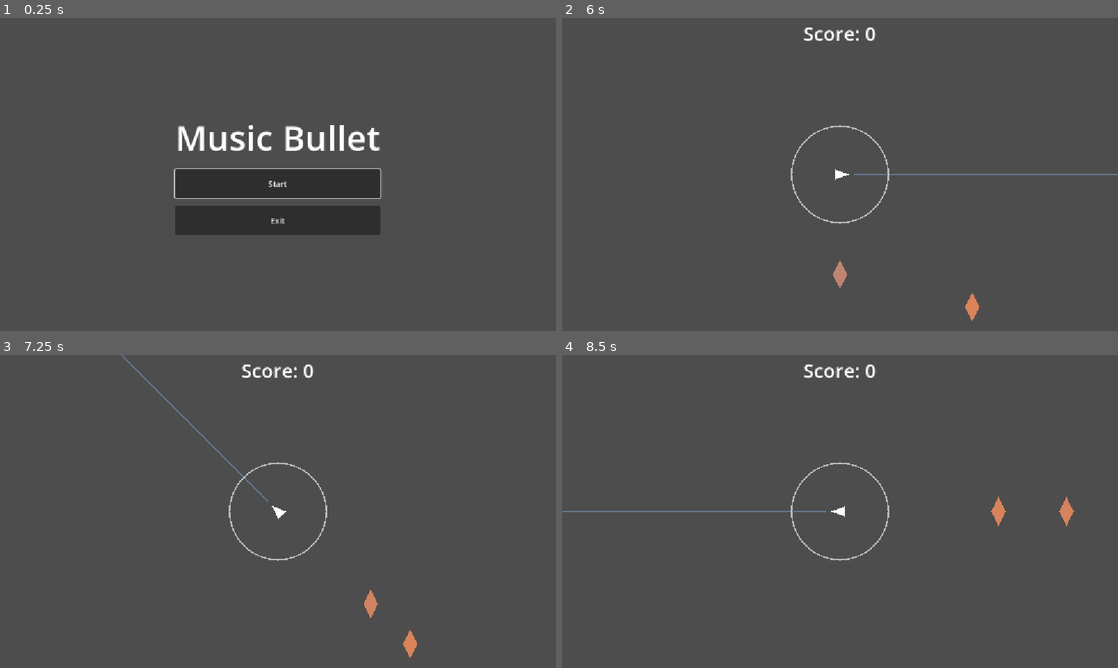
Above: before the commit, frames 1-4 (two rows, left to right).
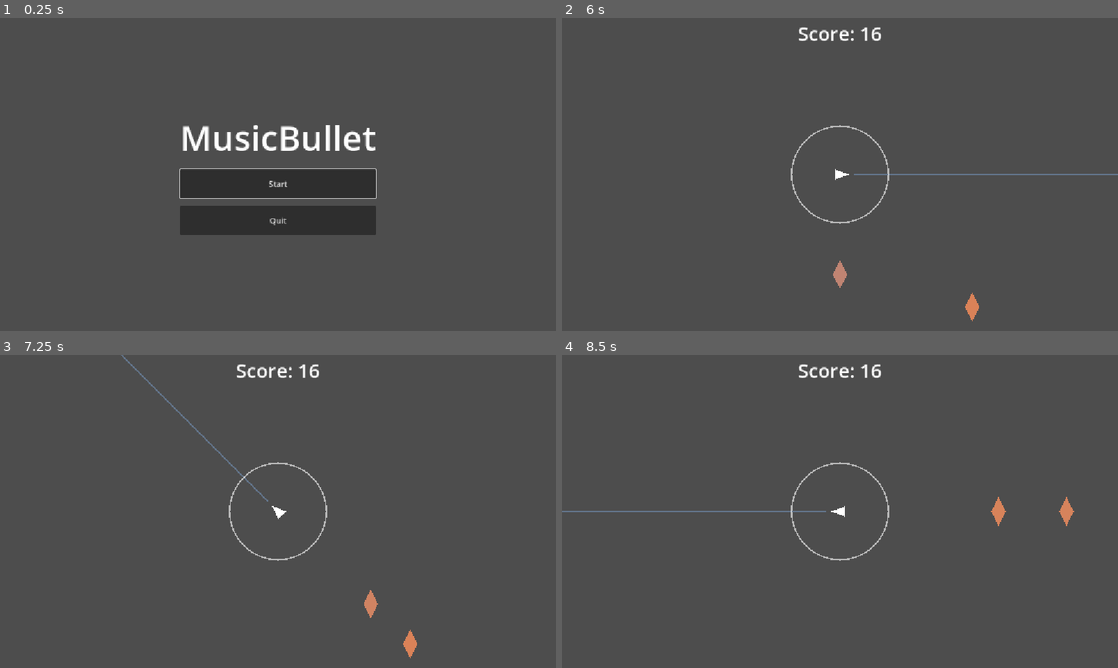
Above: after the commit, the same moments.

Repository: dreik123/MusicBullet
Game: Godot game, scene res://main.tscn
The game is run twice, just before and just after one commit, with the same random seed, the same clock (stepped at 60 frames per second) and the same inputs.
Inputs (mouse positions are in pixels of both pictures, inside the frame that each line leads up to):
- Up to frame 1 (0.25 s): no input
- Up to frame 2 (6 s): click "Start" at 0.5 s; tap Enter at 1.25, 2.75 s; move the mouse to (962, 158) at 1.27 s; press the mouse at (962, 158) at 1.28 s; tap Space at 2 s; move the mouse to (728, 190) at 2.02 s; release the mouse at (728, 190) at 2.03 s; click (728, 190) at 2.1 s; move the mouse to (895, 105) at 2.77 s; press the mouse at (895, 105) at 2.78 s; move the mouse to (812, 237) at 3.52 s; release the mouse at (812, 237) at 3.53 s; click (812, 237) at 3.6 s; move the mouse to (1006, 221) at 4.27 s; press the mouse at (1006, 221) at 4.28 s; move the mouse to (673, 127) at 5.02 s; release the mouse at (673, 127) at 5.03 s; click (673, 127) at 5.1 s; move the mouse to (867, 174) at 5.77 s; press the mouse at (867, 174) at 5.78 s
- Up to frame 3 (7.25 s): move the mouse to (194, 433) at 6.52 s; release the mouse at (194, 433) at 6.53 s; click (194, 433) at 6.6 s
- Up to frame 4 (8.5 s): move the mouse to (962, 495) at 7.27 s; press the mouse at (962, 495) at 7.28 s; move the mouse to (728, 527) at 8.02 s; release the mouse at (728, 527) at 8.03 s; click (728, 527) at 8.1 s

The runs differ from the first frame. In frame 1, 2.3% of the frame differs, in the area x 31-69%, y 34-70%; in frame 2, 0.4%; in frame 3, 0.4%; in frame 4, 0.4%.

Commit message:
added score calculation

Diff:
--- a/main.gd
+++ b/main.gd
@@ -8,10 +8,31 @@
 const LANE_COUNT = 8
 
 # UI texts (change here to rename or translate)
-const TXT_TITLE = "Music Bullet"
+const TXT_TITLE = "MusicBullet"
 const TXT_START = "Start"
-const TXT_QUIT = "Exit"
+const TXT_QUIT = "Quit"
 const TXT_SCORE = "Score: %d"
+const TXT_RESULTS_TITLE = "Level complete"
+const TXT_RESULTS_SCORE = "Score: %d"
+const TXT_RESULTS_HITS = "Hits: %d / %d"
+const TXT_PLAY_AGAIN = "Play again"
+const TXT_MENU = "Menu"
+
+# Score of one perfect hit (must match the maximum score given by player.gd).
+const MAX_SCORE_PER_NOTE = 100.0
+
+# Rank thresholds: minimum percent of the maximum possible score, best rank first.
+const RANKS = [
+	{"name": "SSS", "min_percent": 95.0},
+	{"name": "SS", "min_percent": 90.0},
+	{"name": "S", "min_percent": 80.0},
+	{"name": "A", "min_percent": 70.0},
+	{"name": "B", "min_percent": 60.0},
+	{"name": "C", "min_percent": 50.0},
+	{"name": "D", "min_percent": 40.0},
+	{"name": "E", "min_percent": 25.0},
+	{"name": "F", "min_percent": 0.0},
+]
 
 var music_time = 0.0
 var next_note_index = 0
@@ -24,6 +45,12 @@
 var _menu: Control
 var _start_button: Button
 var _score_label: Label
+var _results: Control
+var _results_rank_label: Label
+var _results_score_label: Label
+var _results_hits_label: Label
+var _play_again_button: Button
+var _playback_id = 0
 var _min_pitch = 0
 var _max_pitch = 127
 var _lane_speed = []
@@ -168,6 +195,8 @@
 
 func show_menu():
 	playing = false
+	_playback_id += 1
+	_results.visible = false
 	_clear_notes()
 	$Player.visible = false
 	_score_label.visible = false
@@ -175,6 +204,8 @@
 	_start_button.grab_focus()
 
 func start_game():
+	_playback_id += 1
+	_results.visible = false
 	_clear_notes()
 	recorded_notes = []
 	score = 0
@@ -197,6 +228,7 @@
 	add_child(_ui)
 	_build_menu()
 	_build_hud()
+	_build_results()
 
 func _build_menu():
 	_menu = CenterContainer.new()
@@ -234,6 +266,69 @@
 	_ui.add_child(_score_label)
 	_score_label.set_anchors_and_offsets_preset(Control.PRESET_TOP_WIDE)
 	_score_label.visible = false
+
+func _build_results():
+	_results = CenterContainer.new()
+	_ui.add_child(_results)
+	_results.set_anchors_and_offsets_preset(Control.PRESET_FULL_RECT)
+	_results.visible = false
+
+	var box = VBoxContainer.new()
+	box.add_theme_constant_override("separation", 12)
+	_results.add_child(box)
+
+	var title = Label.new()
+	title.text = TXT_RESULTS_TITLE
+	title.add_theme_font_size_override("font_size", 40)
+	title.horizontal_alignment = HORIZONTAL_ALIGNMENT_CENTER
+	box.add_child(title)
+
+	_results_rank_label = Label.new()
+	_results_rank_label.add_theme_font_size_override("font_size", 200)
+	_results_rank_label.horizontal_alignment = HORIZONTAL_ALIGNMENT_CENTER
+	box.add_child(_results_rank_label)
+
+	_results_score_label = Label.new()
+	_results_score_label.add_theme_font_size_override("font_size", 36)
+	_results_score_label.horizontal_alignment = HORIZONTAL_ALIGNMENT_CENTER
+	box.add_child(_results_score_label)
+
+	_results_hits_label = Label.new()
+	_results_hits_label.add_theme_font_size_override("font_size", 28)
+	_results_hits_label.horizontal_alignment = HORIZONTAL_ALIGNMENT_CENTER
+	box.add_child(_results_hits_label)
+
+	_play_again_button = Button.new()
+	_play_again_button.text = TXT_PLAY_AGAIN
+	_play_again_button.custom_minimum_size = Vector2(260, 60)
+	_play_again_button.pressed.connect(_on_start_pressed)
+	box.add_child(_play_again_button)
+
+	var menu_button = Button.new()
+	menu_button.text = TXT_MENU
+	menu_button.custom_minimum_size = Vector2(260, 60)
+	menu_button.pressed.connect(show_menu)
+	box.add_child(menu_button)
+
+func _show_results():
+	_clear_notes()
+	$Player.visible = false
+	_score_label.visible = false
+	var max_score = notes.size() * MAX_SCORE_PER_NOTE
+	var percent = 0.0
+	if max_score > 0.0:
+		percent = 100.0 * score / max_score
+	_results_rank_label.text = get_rank(percent)
+	_results_score_label.text = TXT_RESULTS_SCORE % int(score)
+	_results_hits_label.text = TXT_RESULTS_HITS % [recorded_notes.size(), notes.size()]
+	_results.visible = true
+	_play_again_button.grab_focus()
+
+func get_rank(percent):
+	for rank in RANKS:
+		if percent >= rank["min_percent"]:
+			return rank["name"]
+	return RANKS[RANKS.size() - 1]["name"]
 
 # Called by the Player after every hit.
 func add_score(points):
@@ -358,11 +453,15 @@
 	if level_ended:
 		return
 	level_ended = true
-	await play_recorded_melody()
-	show_menu()
+	_show_results()
+	play_recorded_melody()
 
 func play_recorded_melody():
+	_playback_id += 1
+	var my_id = _playback_id
 	await get_tree().create_timer(1.0).timeout
+	if my_id != _playback_id:
+		return
 
 	var last_time = 0.0
 	for i in range(notes.size()):
@@ -371,6 +470,8 @@
 		var delay = current_time - last_time
 		if delay > 0.0:
 			await get_tree().create_timer(delay).timeout
+			if my_id != _playback_id:
+				return
 
 		var was_hit = false
 		for recorded in recorded_notes:
--- a/player.gd
+++ b/player.gd
@@ -70,7 +70,7 @@
 	for pitch in note.pitches:
 		play_note_sound(pitch, note.duration)
 
-	var timing_error = shot_time - note.time
+	var timing_error = shot_time - note.get_ideal_time()
 	var absolute_error = abs(timing_error)
 
 	var accuracy = max(0.0, 1.0 - absolute_error / 0.5)
@@ -85,6 +85,6 @@
 	}
 
 	get_tree().current_scene.recorded_notes.append(recorded_note)
-	get_tree().current_scene.score += note_score
+	get_tree().current_scene.add_score(note_score)
 
 	note.queue_free()
